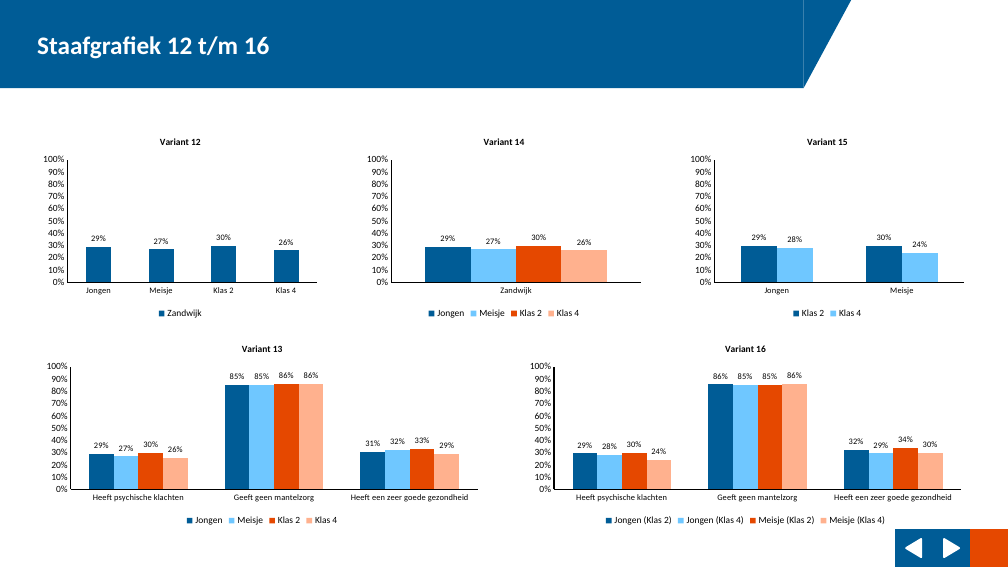
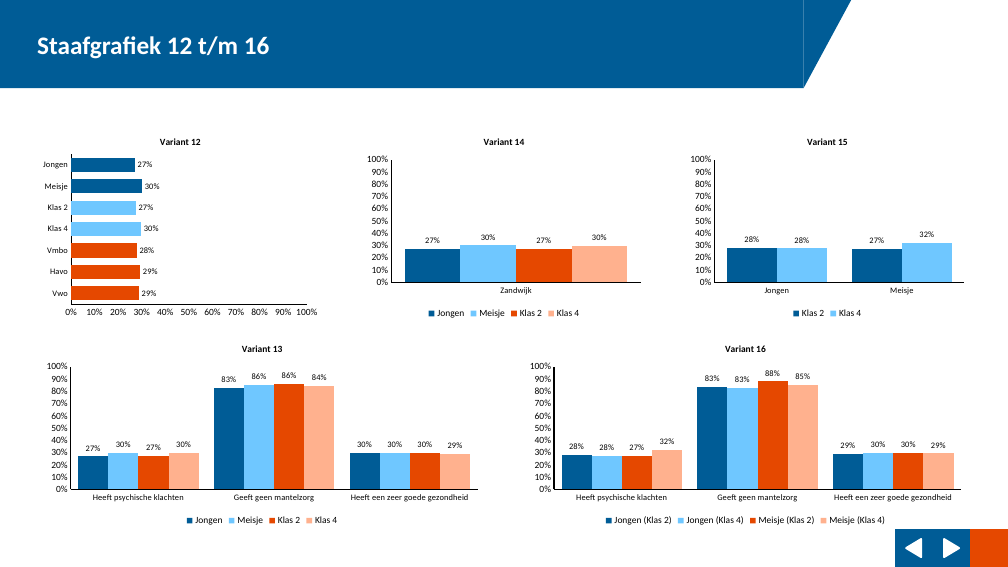
Before and after one commit to ggdatascience/reports_excel_to_powerpoint, a slide deck: slide 5 of example/Rapportage Zandwijk.pptx. Drawn at 1008x567 pixels with LibreOffice and Linux fonts; fonts in the diff are those of the drawing; background and template pictures are left out. Boxes give left, top, right and bottom in pixels: in the first picture for what was removed or moved away, otherwise in the second. Text is boxed around its words. In the diff, an @@ line names an element or a change of style, - is before the commit and + after.

```diff
--- a/example/Rapportage Zandwijk.pptx
+++ b/example/Rapportage Zandwijk.pptx
@@ column chart at [38, 126, 324, 322] @@
@@ column chart to bar chart @@
-categories: Jongen, Meisje, Klas 2, Klas 4
+categories: Vwo, Havo, Vmbo, Klas 4, Klas 2, Meisje, Jongen
-Zandwijk: 0.29, 0.27, 0.3, 0.26
+Series 1: 0.29, 0.29, 0.28, -, -, -, -
@@ colour of Series 1 #005C96 to #E54800 @@
+Series 2: -, -, -, 0.3, 0.27, -, -
+Series 3: -, -, -, -, -, 0.3, 0.27
@@ legend changed @@
@@ bar spacing changed @@
@@ column chart at [361, 126, 647, 322] @@
@@ Jongen, Zandwijk: 0.29 to 0.27 @@
@@ Meisje, Zandwijk: 0.27 to 0.3 @@
@@ Klas 2, Zandwijk: 0.3 to 0.27 @@
@@ Klas 4, Zandwijk: 0.26 to 0.3 @@
@@ bar spacing changed @@
@@ column chart at [685, 126, 971, 322] @@
@@ Klas 2, Jongen: 0.29 to 0.28 @@
@@ Klas 2, Meisje: 0.3 to 0.27 @@
@@ Klas 4, Meisje: 0.24 to 0.32 @@
@@ bar spacing changed @@
@@ column chart at [38, 333, 487, 529] @@
@@ Jongen, Heeft psychische klachten: 0.29 to 0.27 @@
@@ Jongen, Geeft geen mantelzorg: 0.85 to 0.83 @@
@@ Jongen, Heeft een zeer goede gezondheid: 0.31 to 0.3 @@
@@ Meisje, Heeft psychische klachten: 0.27 to 0.3 @@
@@ Meisje, Geeft geen mantelzorg: 0.85 to 0.86 @@
@@ Meisje, Heeft een zeer goede gezondheid: 0.32 to 0.3 @@
@@ Klas 2, Heeft psychische klachten: 0.3 to 0.27 @@
@@ Klas 2, Heeft een zeer goede gezondheid: 0.33 to 0.3 @@
@@ Klas 4, Heeft psychische klachten: 0.26 to 0.3 @@
@@ Klas 4, Geeft geen mantelzorg: 0.86 to 0.84 @@
@@ bar spacing changed @@
@@ column chart at [521, 333, 970, 529] @@
@@ Jongen (Klas 2), Heeft psychische klachten: 0.29 to 0.28 @@
@@ Jongen (Klas 2), Geeft geen mantelzorg: 0.86 to 0.83 @@
@@ Jongen (Klas 2), Heeft een zeer goede gezondheid: 0.32 to 0.29 @@
@@ Jongen (Klas 4), Geeft geen mantelzorg: 0.85 to 0.83 @@
@@ Jongen (Klas 4), Heeft een zeer goede gezondheid: 0.29 to 0.3 @@
@@ Meisje (Klas 2), Heeft psychische klachten: 0.3 to 0.27 @@
@@ Meisje (Klas 2), Geeft geen mantelzorg: 0.85 to 0.88 @@
@@ Meisje (Klas 2), Heeft een zeer goede gezondheid: 0.34 to 0.3 @@
@@ Meisje (Klas 4), Heeft psychische klachten: 0.24 to 0.32 @@
@@ Meisje (Klas 4), Geeft geen mantelzorg: 0.86 to 0.85 @@
@@ Meisje (Klas 4), Heeft een zeer goede gezondheid: 0.3 to 0.29 @@
@@ bar spacing changed @@
```
Also in this commit, not shown: 9 other slides changed, 1 slide added, 1 slide removed, 11 other files.
